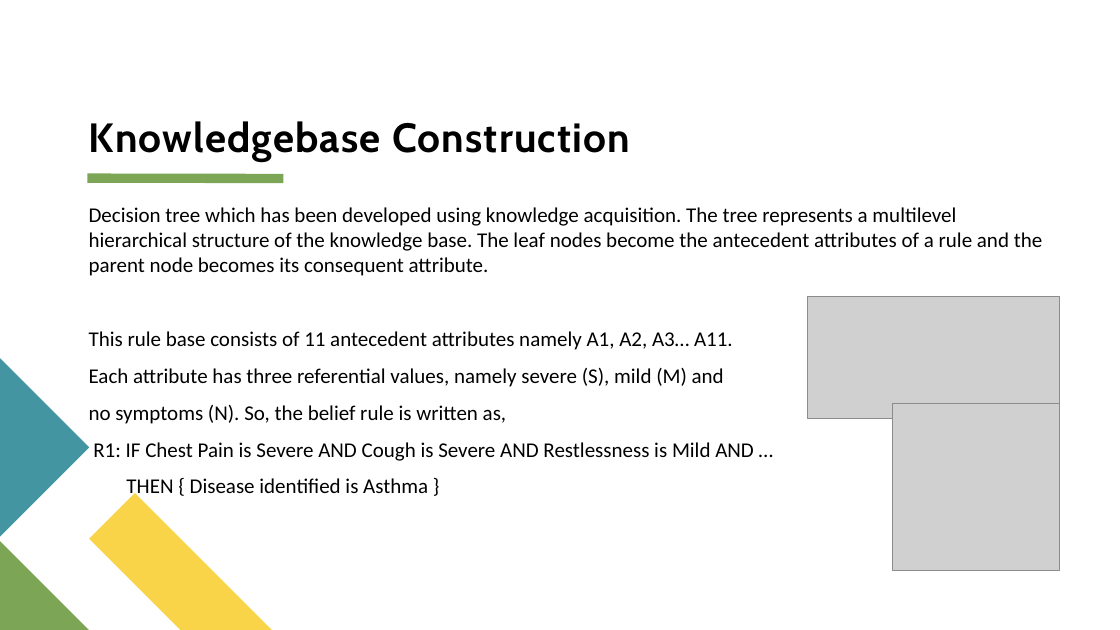
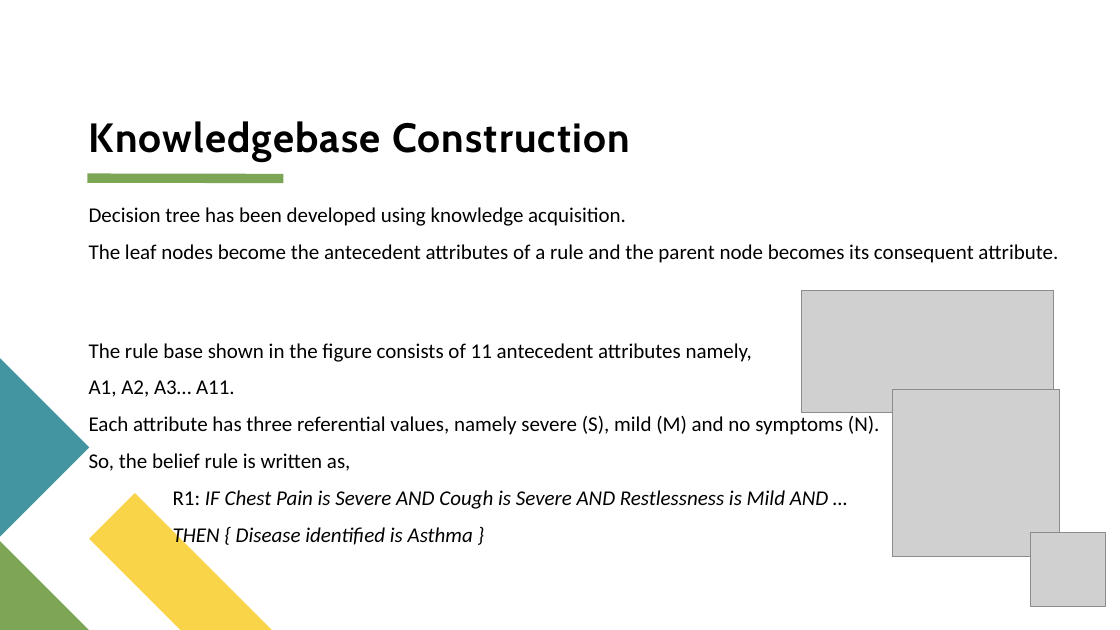
Before and after one commit to TVaibhavi/KES-Disease-Prognosis, a slide deck: slide 8 of Project Documents/Disease Prognosis Expert System.pptx. Drawn at 1120x630 pixels with LibreOffice and Linux fonts; fonts in the diff are those of the drawing; grey boxes stand for pictures. Boxes give left, top, right and bottom in pixels: in the first picture for what was removed or moved away, otherwise in the second. Text is boxed around its words. In the diff, an @@ line names an element or a change of style, - is before the commit and + after.

```diff
--- a/Project Documents/Disease Prognosis Expert System.pptx
+++ b/Project Documents/Disease Prognosis Expert System.pptx
@@ text at (x1=89, y1=207, x2=1058, y2=471): text changed @@
-Decision tree which has been developed using knowledge acquisition. The tree represents a multilevel hierarchical structure of the knowledge base. The leaf nodes become the antecedent attributes of a rule and the parent node becomes its consequent attribute.
-This rule base consists of 11 antecedent attributes namely A1, A2, A3… A11.
-Each attribute has three referential values, namely severe (S), mild (M) and
-no symptoms (N). So, the belief rule is written as,
+Decision tree has been developed using knowledge acquisition.
+The leaf nodes become the antecedent attributes of a rule and the parent node becomes its consequent attribute.
+The rule base shown in the figure consists of 11 antecedent attributes namely,
+A1, A2, A3… A11.
+Each attribute has three referential values, namely severe (S), mild (M) and no symptoms (N).
+So, the belief rule is written as,
@@ picture moved from (x1=807, y1=297, x2=1060, y2=418) to (x1=802, y1=291, x2=1054, y2=413) @@
@@ picture moved from (x1=892, y1=403, x2=1060, y2=571) to (x1=892, y1=390, x2=1060, y2=557) @@
@@ text at (x1=173, y1=490, x2=829, y2=548): italic on in "IF Chest Pain is Severe AND Cough ...", "THEN { Disease identified is Asthma }" @@
@@ picture added at (x1=1031, y1=532, x2=1106, y2=607) @@
```
Also in this commit, not shown: 2 other slides changed, 1 other file.
